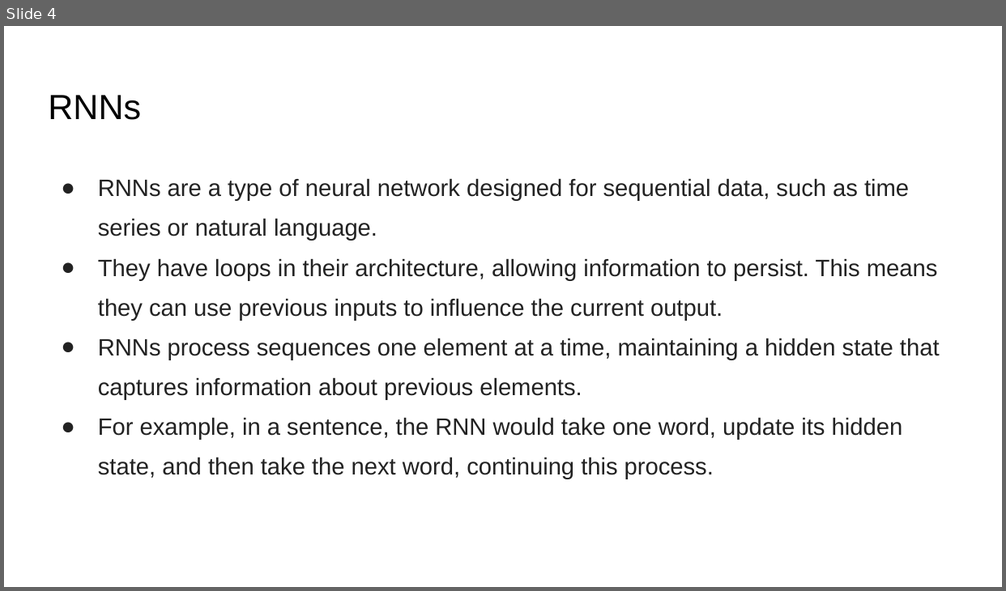
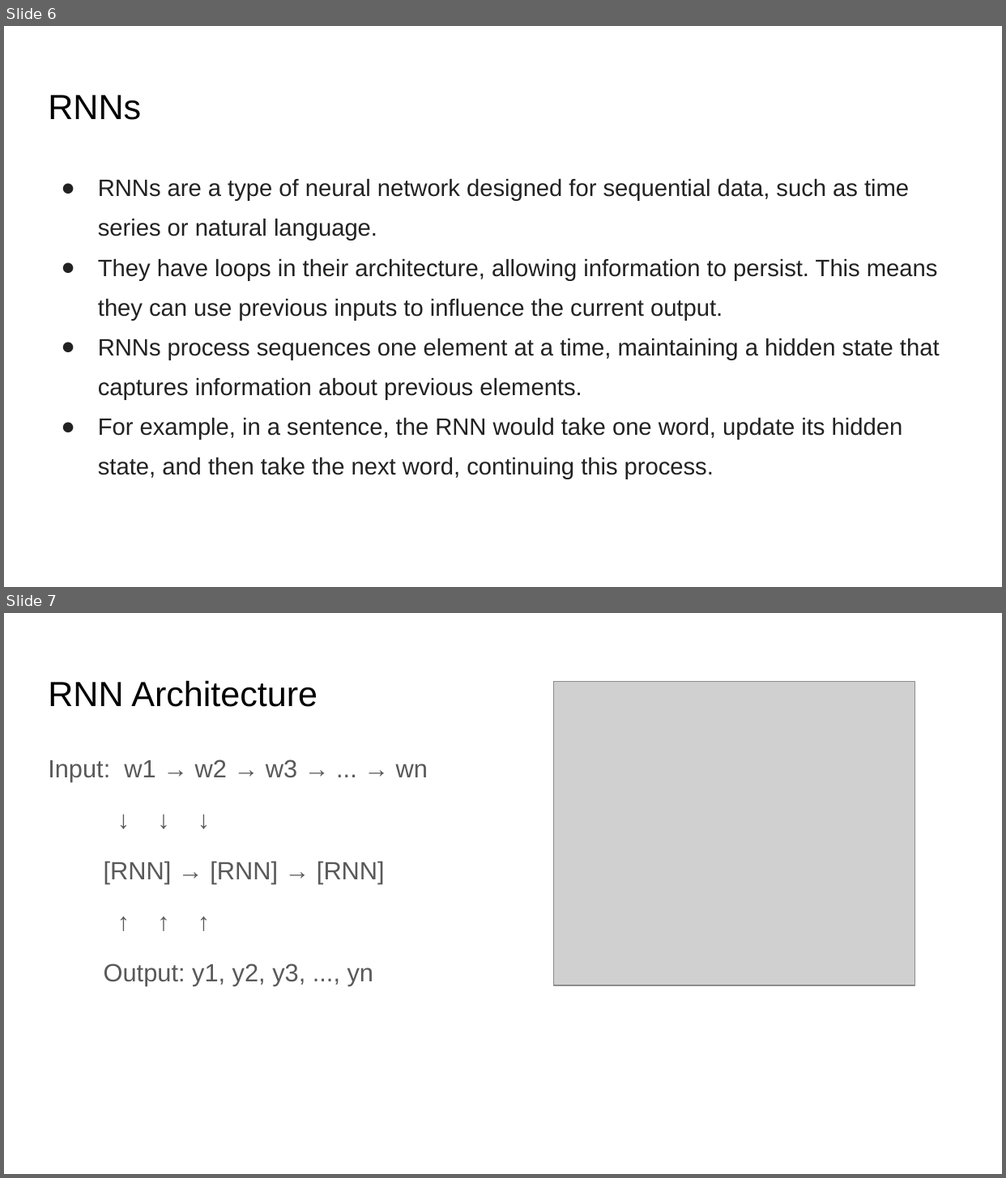
Before and after one commit to motazsaad/NLP-Master-2025, a slide deck: slides/NLP/06 Transformers.pptx. Shown one above the other, each under a label of ours: slide 4 before the commit, slides 6 and 7 after it. The pictures are 1006x591 and 1006x1178 pixels, drawn with LibreOffice and Linux fonts; fonts in the diff are those of the drawing; grey boxes stand for pictures. Boxes give left, top, right and bottom in pixels: in the first picture for what was removed or moved away, otherwise in the second. Text is boxed around its words. In the diff, an @@ line names an element or a change of style, - is before the commit and + after.

```diff
--- a/slides/NLP/06 Transformers.pptx
+++ b/slides/NLP/06 Transformers.pptx
@@ slide 7 added at <box>4,613,1002,1174</box>, background #FFFFFF @@
@@ title added at <box>48,680,317,707</box>, 25.2 pt, text #000000 @@
+RNN Architecture
@@ picture added at <box>554,681,915,986</box> @@
@@ text added at <box>48,760,428,986</box>, 18 pt, text #595959 @@
+Input: w1 → w2 → w3 → ... → wn
+↓ ↓ ↓
+[RNN] → [RNN] → [RNN]
+↑ ↑ ↑
+Output: y1, y2, y3, ..., yn
@@ what was slide 4 is now slide 6 @@
```
Also in this commit, not shown: 3 slides changed, 9 other slides added, 5 slides removed.
